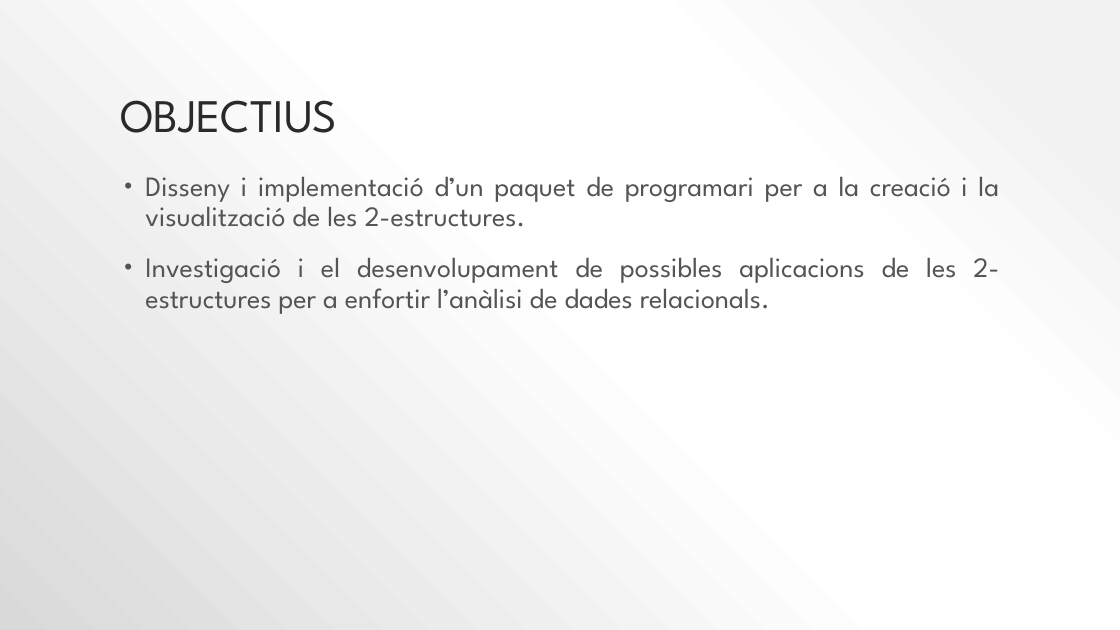
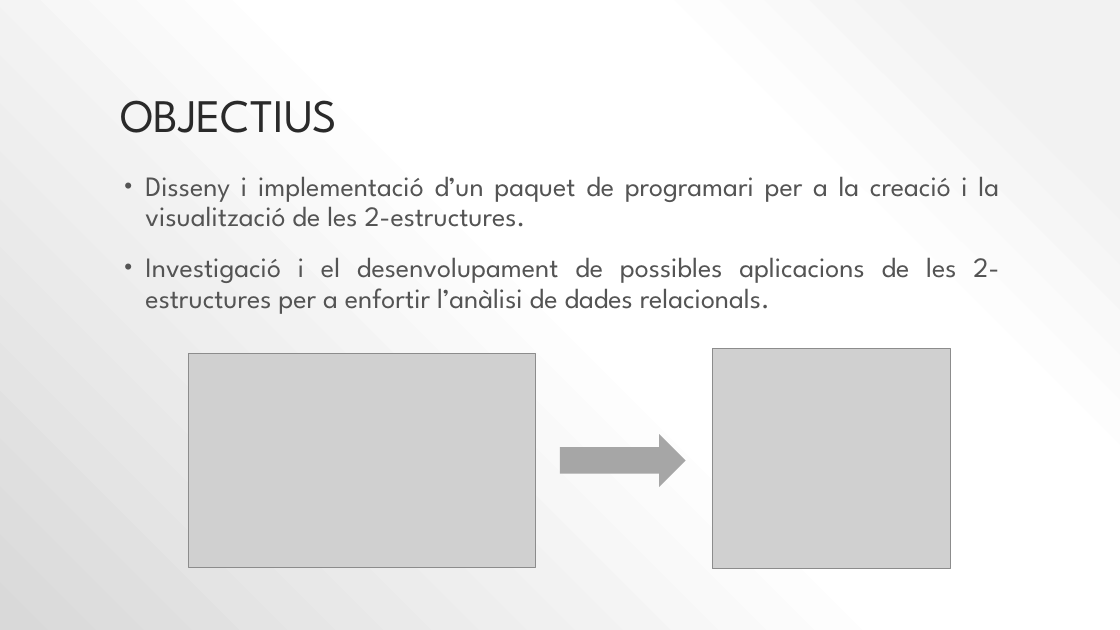
Before and after one commit to lrodrin/TFG, a slide deck: slide 2 of presentació.pptx. Drawn at 1120x630 pixels with LibreOffice and Linux fonts; fonts in the diff are those of the drawing; grey boxes stand for pictures. Boxes give left, top, right and bottom in pixels: in the first picture for what was removed or moved away, otherwise in the second. Text is boxed around its words. In the diff, an @@ line names an element or a change of style, - is before the commit and + after.

```diff
--- a/presentació.pptx
+++ b/presentació.pptx
@@ picture added at (188,354,535,567) @@
@@ picture added at (712,348,950,569) @@
@@ right arrow added at (560,434,686,487), fill #A6A6A6 @@
```
Also in this commit, not shown: 7 other slides changed, 5 slides added, 1 slide removed, 1 other file.
